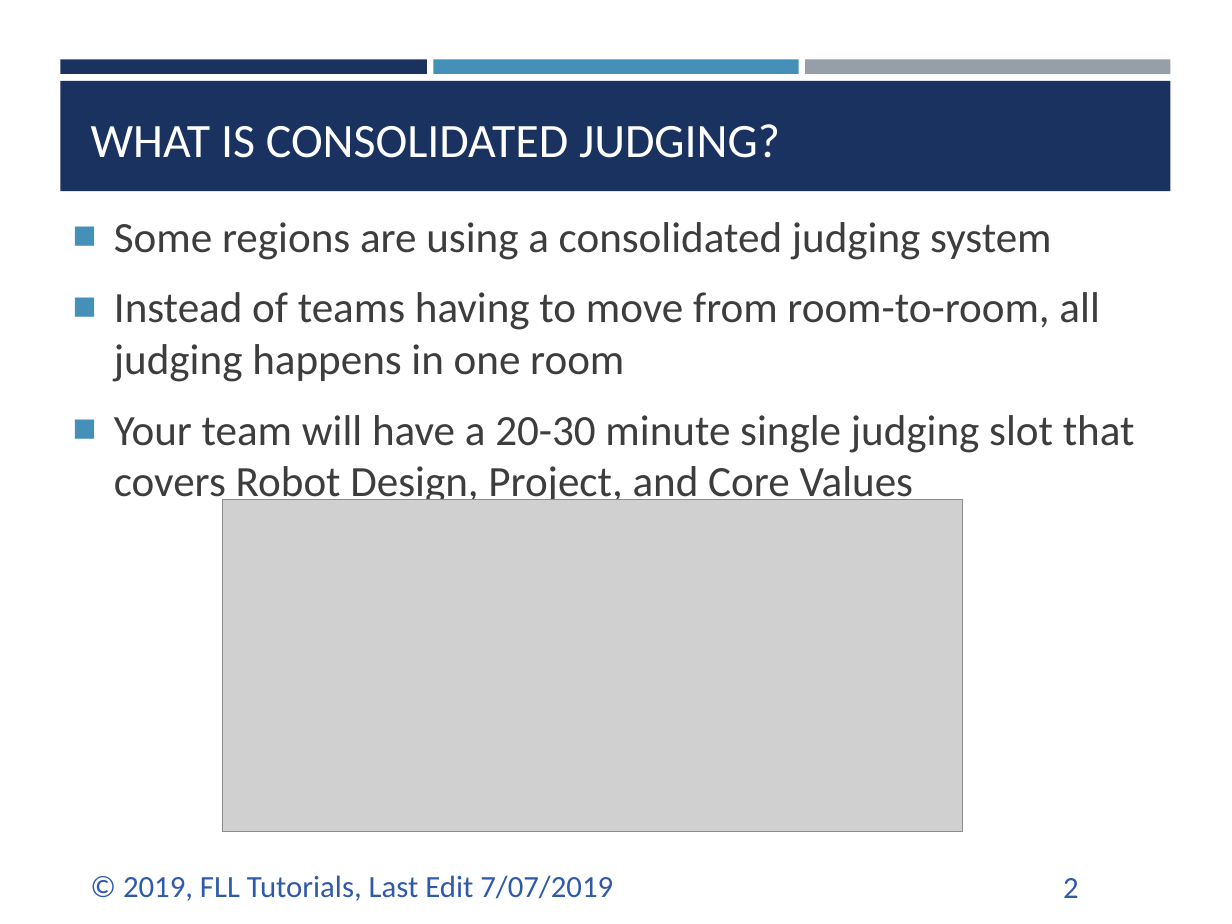
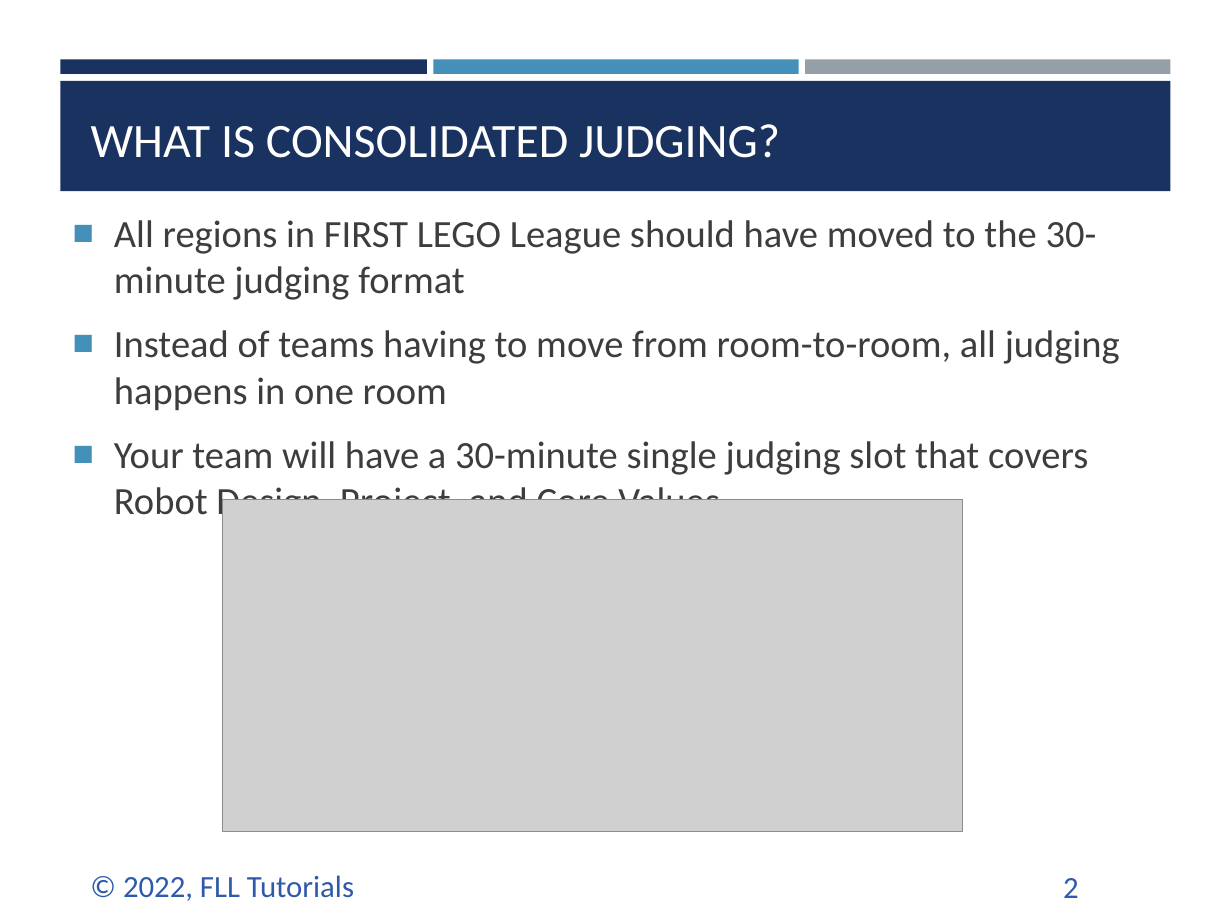
Before and after one commit to ev3lessons/FLL-Tutorials, a slide deck: slide 2 of translations/en-us/RobotGame/ConsolidatedJudging.pptx. Drawn at 1232x924 pixels with LibreOffice and Linux fonts; fonts in the diff are those of the drawing; grey boxes stand for pictures. Boxes give left, top, right and bottom in pixels: in the first picture for what was removed or moved away, otherwise in the second. Text is boxed around its words. In the diff, an @@ line names an element or a change of style, - is before the commit and + after.

Commit message:
Updated Robot Design Lessons

```diff
--- a/translations/en-us/RobotGame/ConsolidatedJudging.pptx
+++ b/translations/en-us/RobotGame/ConsolidatedJudging.pptx
@@ text at <box>114,220,1097,300</box>: text changed; size 25.2 to 22.5 pt @@
-■ Some regions are using a consolidated judging system
+■ All regions in FIRST LEGO League should have moved to the 30-minute judging format
@@ text at <box>114,330,1120,410</box>: size 25.2 to 22.5 pt in "Instead of teams having to move from ..." @@
@@ text at <box>114,441,1088,524</box>: text changed; size 25.2 to 22.5 pt @@
-■ Your team will have a 20-30 minute single judging slot that covers Robot Design, Project, and Core Values
+■ Your team will have a 30-minute single judging slot that covers Robot Design, Project, and Core Values
@@ text at <box>123,875,354,901</box>: text changed @@
-© 2019, FLL Tutorials, Last Edit 7/07/2019
+© 2022, FLL Tutorials
```
Also in this commit, not shown: 3 other slides changed, 2 slides added, 2 slides removed, 13 other files.
